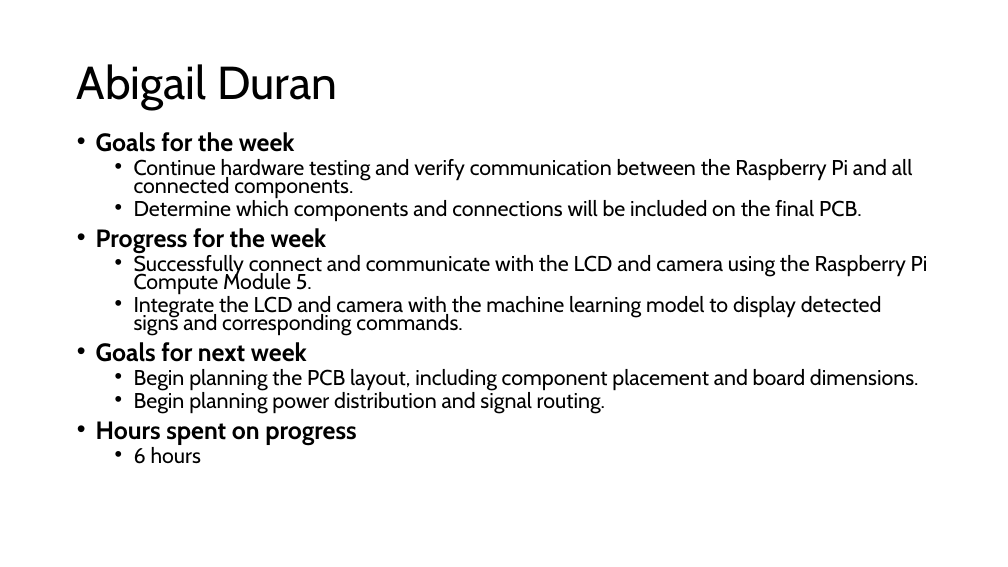
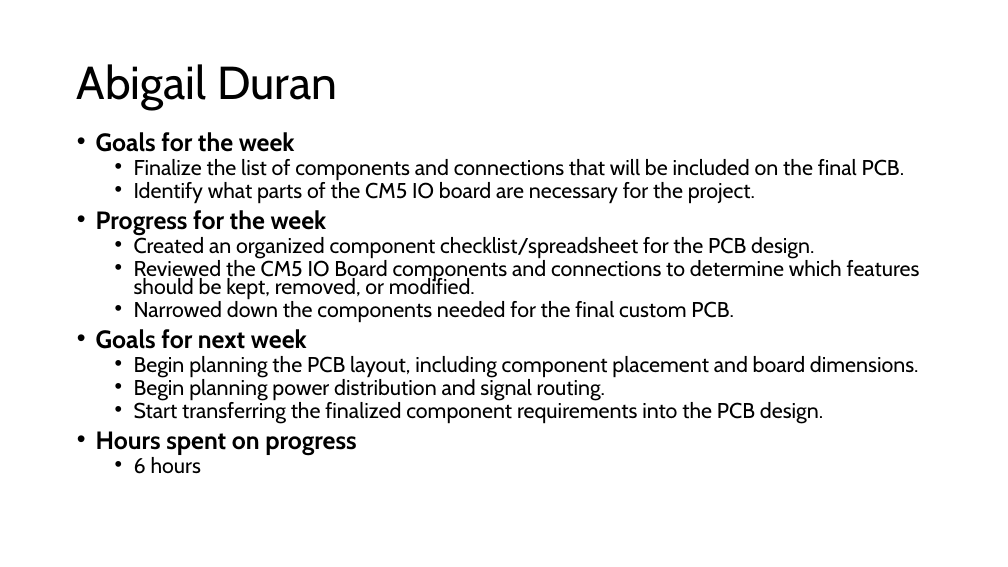
Before and after one commit to EthanWellsSr/BuggyBot, a slide deck: slide 1 of Weekly Reports/slides/4-abigail-duran.pptx. Drawn at 1008x567 pixels with LibreOffice and Linux fonts; fonts in the diff are those of the drawing. Boxes give left, top, right and bottom in pixels: in the first picture for what was removed or moved away, otherwise in the second. Text is boxed around its words. In the diff, an @@ line names an element or a change of style, - is before the commit and + after.

```diff
--- a/Weekly Reports/slides/4-abigail-duran.pptx
+++ b/Weekly Reports/slides/4-abigail-duran.pptx
@@ text at [134,159,905,204]: text changed @@
-  • Continue hardware testing and verify communication between the Raspberry Pi and all connected components.
-  • Determine which components and connections will be included on the final PCB.
+  • Finalize the list of components and connections that will be included on the final PCB.
+  • Identify what parts of the CM5 IO board are necessary for the project.
@@ text at [134,234,920,323]: text changed @@
-  • Successfully connect and communicate with the LCD and camera using the Raspberry Pi Compute Module 5.
-  • Integrate the LCD and camera with the machine learning model to display detected signs and corresponding commands.
+  • Created an organized component checklist/spreadsheet for the PCB design.
+  • Reviewed the CM5 IO Board components and connections to determine which features should be kept, removed, or modified.
+  • Narrowed down the components needed for the final custom PCB.
@@ text at [134,400,823,424]: paragraph added @@
+  • Start transferring the finalized component requirements into the PCB design.
```
Also in this commit, not shown: 1 slide added.
